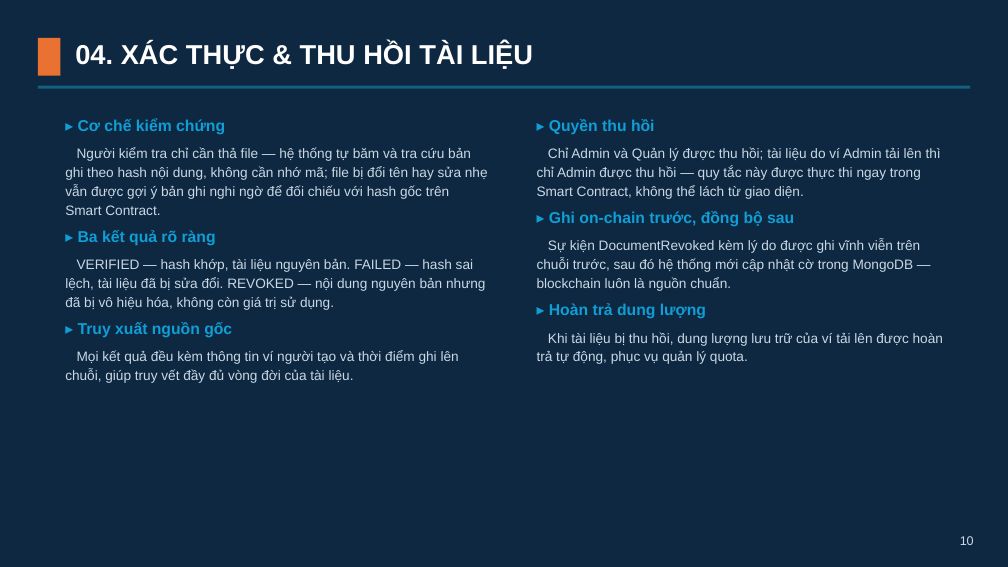
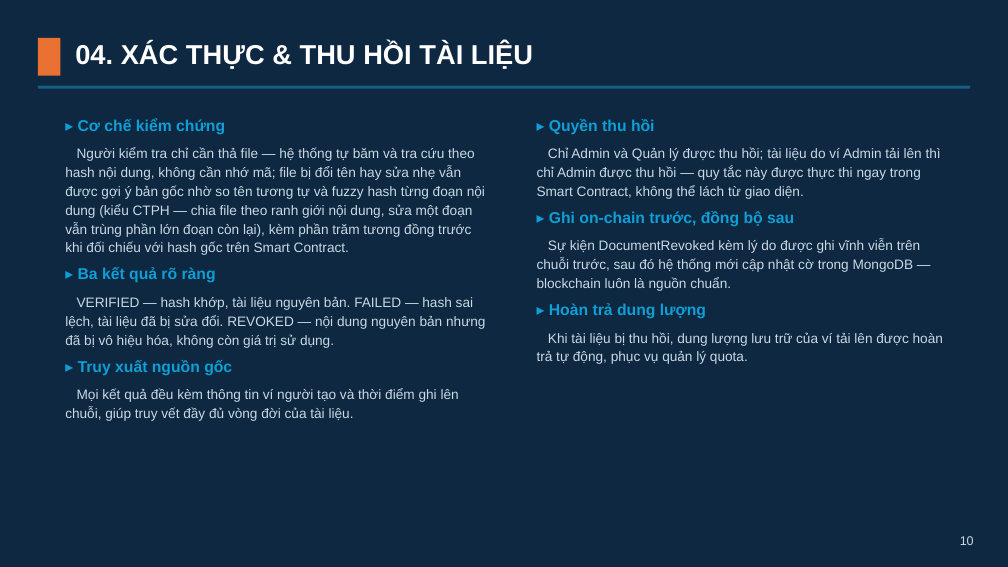
Before and after one commit to lelinh45/DATNLELINH, a slide deck: slide 10 of LeHongLinh_Slides.pptx. Drawn at 1008x567 pixels with LibreOffice and Linux fonts; fonts in the diff are those of the drawing. Boxes give left, top, right and bottom in pixels: in the first picture for what was removed or moved away, otherwise in the second. Text is boxed around its words. In the diff, an @@ line names an element or a change of style, - is before the commit and + after.

```diff
--- a/LeHongLinh_Slides.pptx
+++ b/LeHongLinh_Slides.pptx
@@ text at <box>65,147,485,255</box>: text changed @@
-Người kiểm tra chỉ cần thả file — hệ thống tự băm và tra cứu bản ghi theo hash nội dung, không cần nhớ mã; file bị đổi tên hay sửa nhẹ vẫn được gợi ý bản ghi nghi ngờ để đối chiếu với hash gốc trên Smart Contract.
+Người kiểm tra chỉ cần thả file — hệ thống tự băm và tra cứu theo hash nội dung, không cần nhớ mã; file bị đổi tên hay sửa nhẹ vẫn được gợi ý bản gốc nhờ so tên tương tự và fuzzy hash từng đoạn nội dung (kiểu CTPH — chia file theo ranh giới nội dung, sửa một đoạn vẫn trùng phần lớn đoạn còn lại), kèm phần trăm tương đồng trước khi đối chiếu với hash gốc trên Smart Contract.
```
Also in this commit, not shown: 9 other files.
